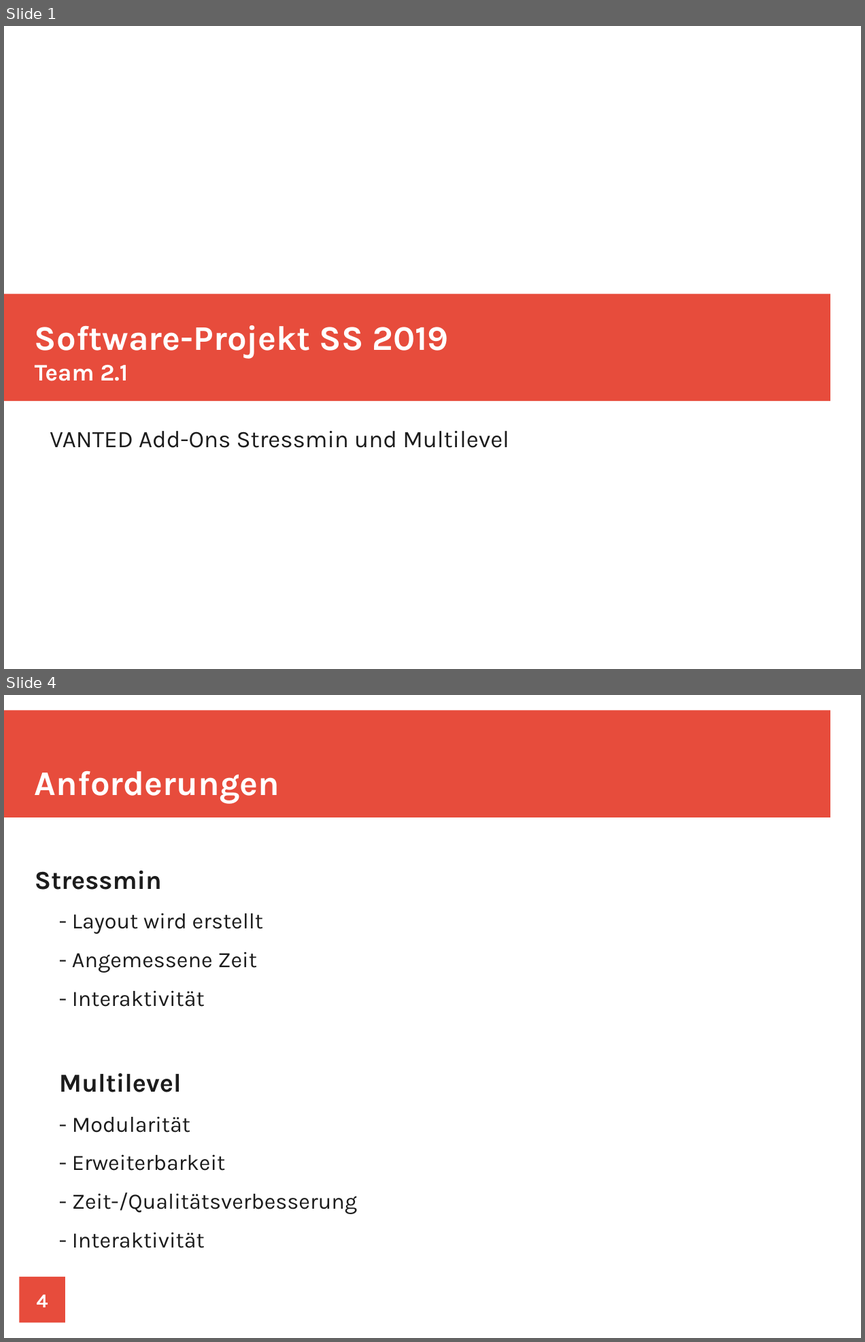
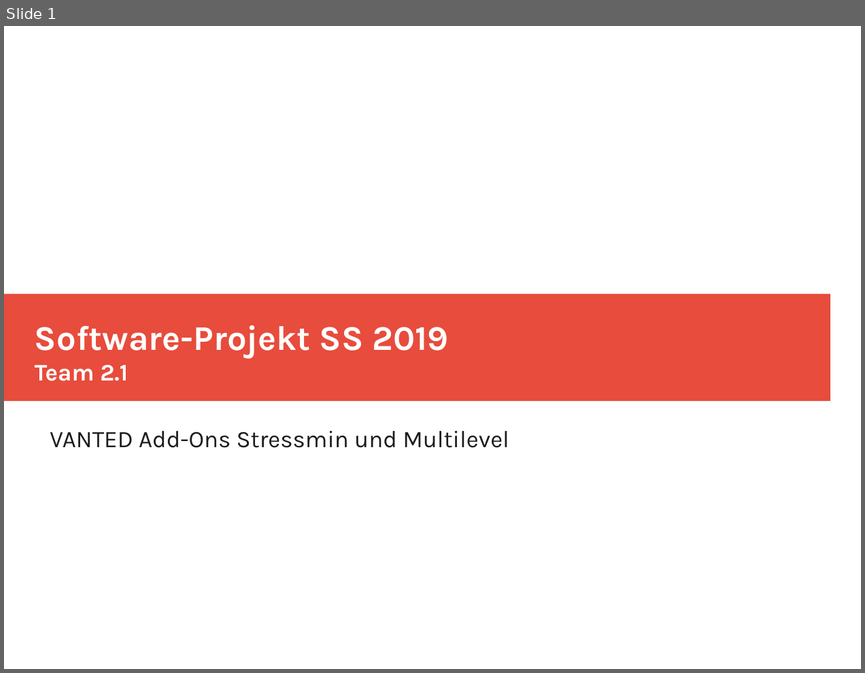
Before and after one commit to LSI-UniKonstanz/vanted, a slide deck: stressminimization/orga/presentation/Präsentation.odp. Shown one above the other, each under a label of ours: slides 1 and 4 before the commit, slide 1 after it; the slides between them are not shown. The pictures are 865x1342 and 865x673 pixels, drawn with LibreOffice and Linux fonts; fonts in the diff are those of the drawing. Boxes give left, top, right and bottom in pixels: in the first picture for what was removed or moved away, otherwise in the second. Text is boxed around its words. In the diff, an @@ line names an element or a change of style, - is before the commit and + after.

```diff
--- a/stressminimization/orga/presentation/Präsentation.odp
+++ b/stressminimization/orga/presentation/Präsentation.odp
@@ slide 4 removed at [4,695,861,1338], background #FFFFFF @@
@@ rectangle removed at [4,711,830,818] @@
@@ title removed at [35,771,279,803] @@
-Anforderungen
@@ text removed at [35,870,357,1248] @@
-Stressmin
-  - Layout wird erstellt
-  - Angemessene Zeit
-  - Interaktivität
-Multilevel
-  - Modularität
-  - Erweiterbarkeit
-  - Zeit-/Qualitätsverbesserung
-  - Interaktivität
@@ rectangle removed at [75,1261,861,1338] @@
@@ page number removed at [20,1276,65,1323] @@
-4
```
Also in this commit, not shown: 4 slides changed, 5 slides added, 1 other slide removed, 4 other files.
